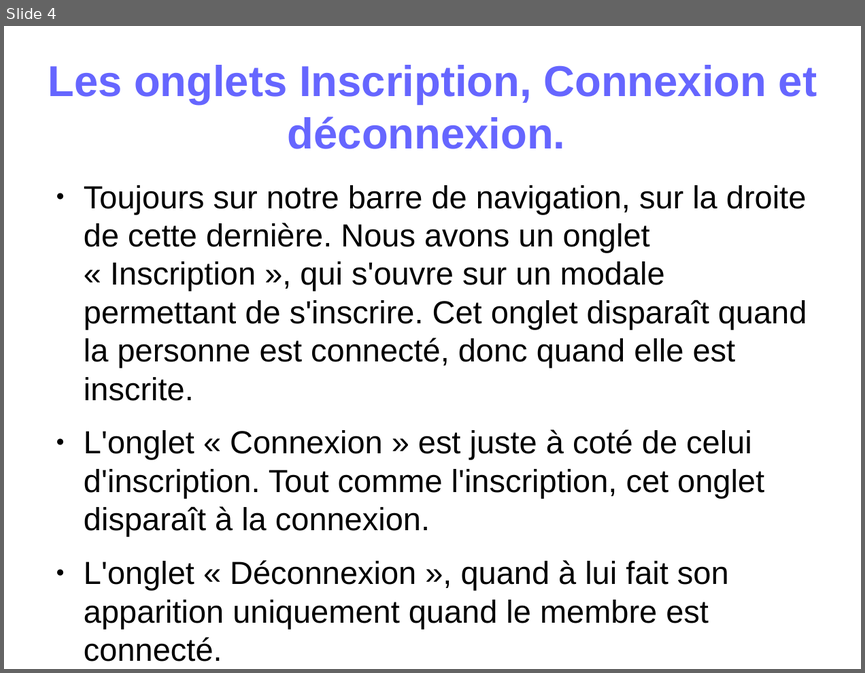
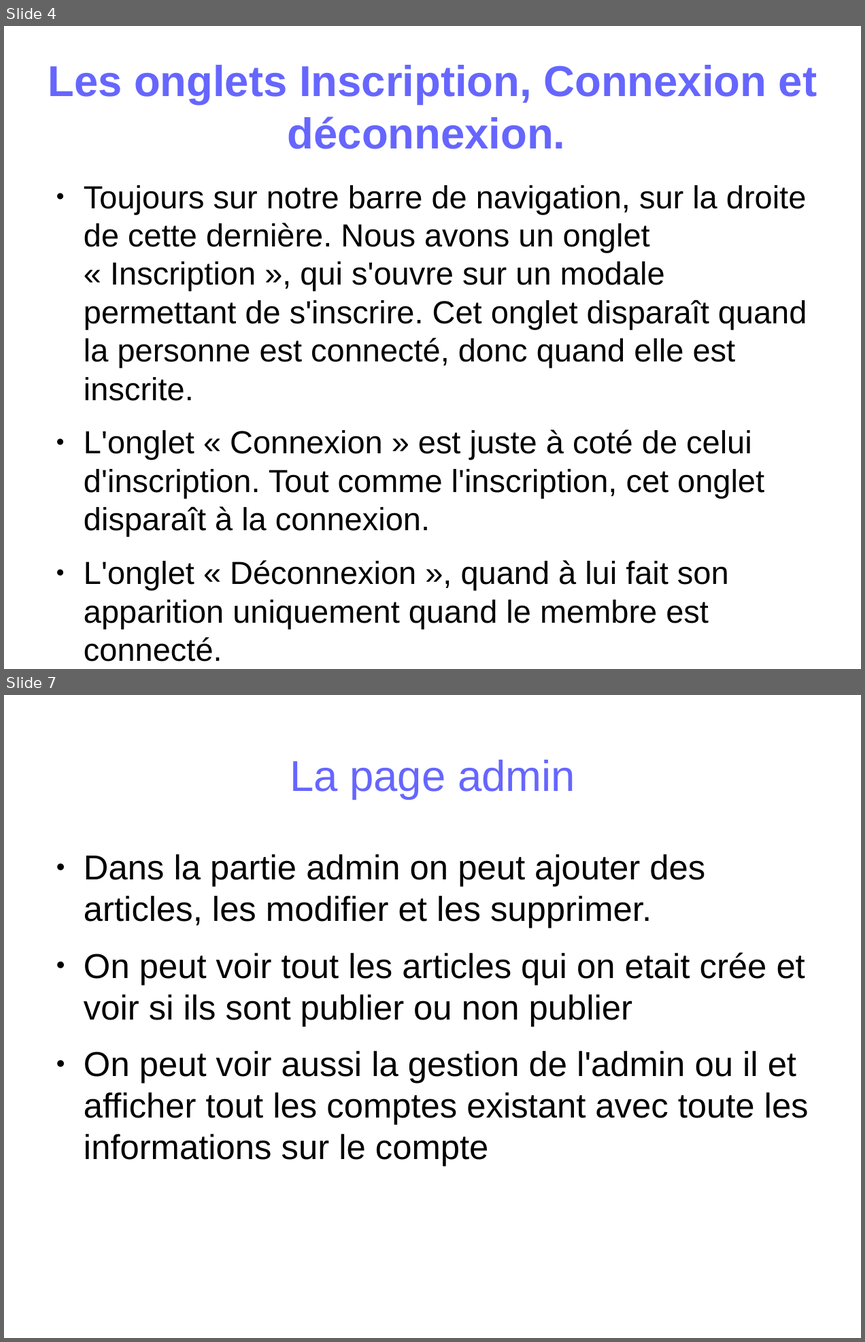
Before and after one commit to virginiecreus/Bac, a slide deck: powerpoint_de_présentation.odp. Shown one above the other, each under a label of ours: slide 4 before the commit, slides 4 and 7 after it; the slides between them are not shown. The pictures are 865x673 and 865x1342 pixels, drawn with LibreOffice and Linux fonts; fonts in the diff are those of the drawing. Boxes give left, top, right and bottom in pixels: in the first picture for what was removed or moved away, otherwise in the second. Text is boxed around its words. In the diff, an @@ line names an element or a change of style, - is before the commit and + after.

Commit message:
powerpoint

```diff
--- a/powerpoint_de_présentation.odp
+++ b/powerpoint_de_présentation.odp
@@ slide 7 added at [4,695,861,1338], background #FFFFFF @@
@@ title added at [290,760,575,799], 40 pt, text #6666FF @@
+La page admin
@@ text added at [84,854,808,1166], 32 pt, text #000000 @@
+● Dans la partie admin on peut ajouter des articles, les modifier et les supprimer.
+● On peut voir tout les articles qui on etait crée et voir si ils sont publier ou non publier
+● On peut voir aussi la gestion de l'admin ou il et afficher tout les comptes existant avec toute les informations sur le compte
```
Also in this commit, not shown: 2 other slides added, 1 slide removed.
